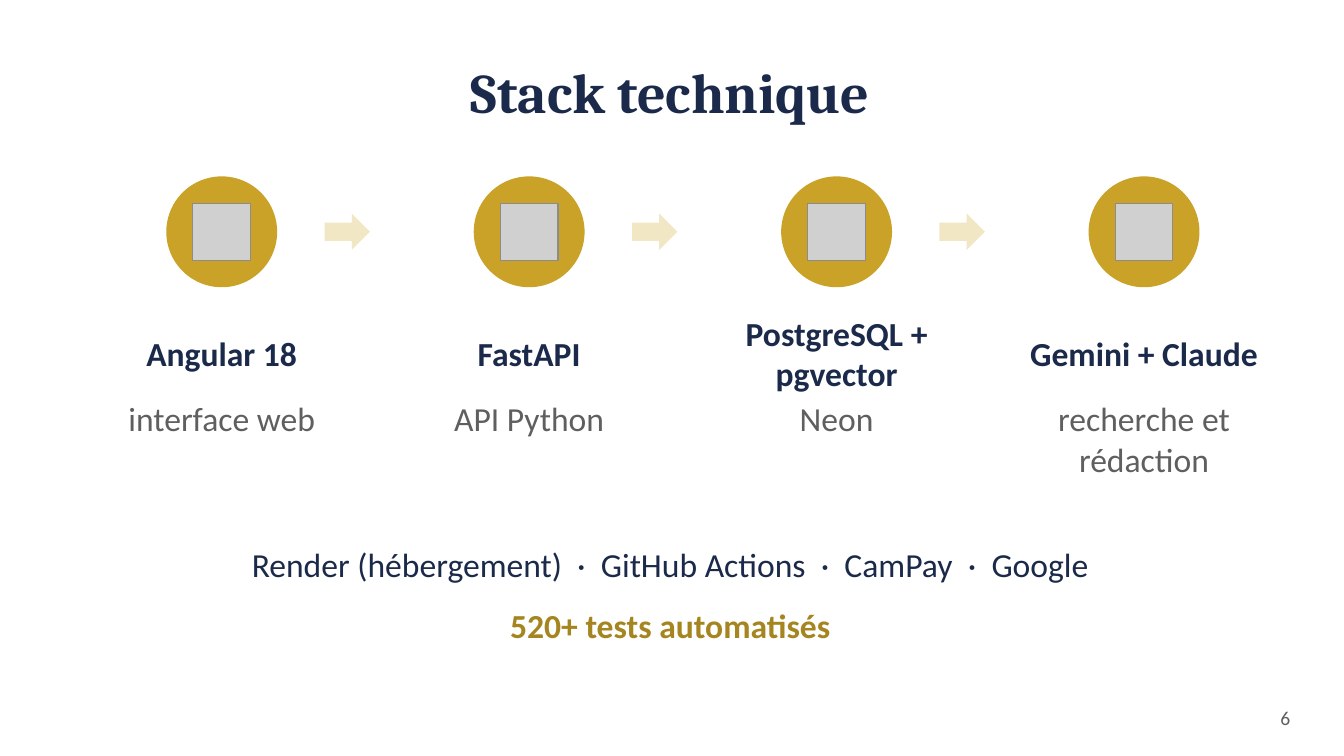
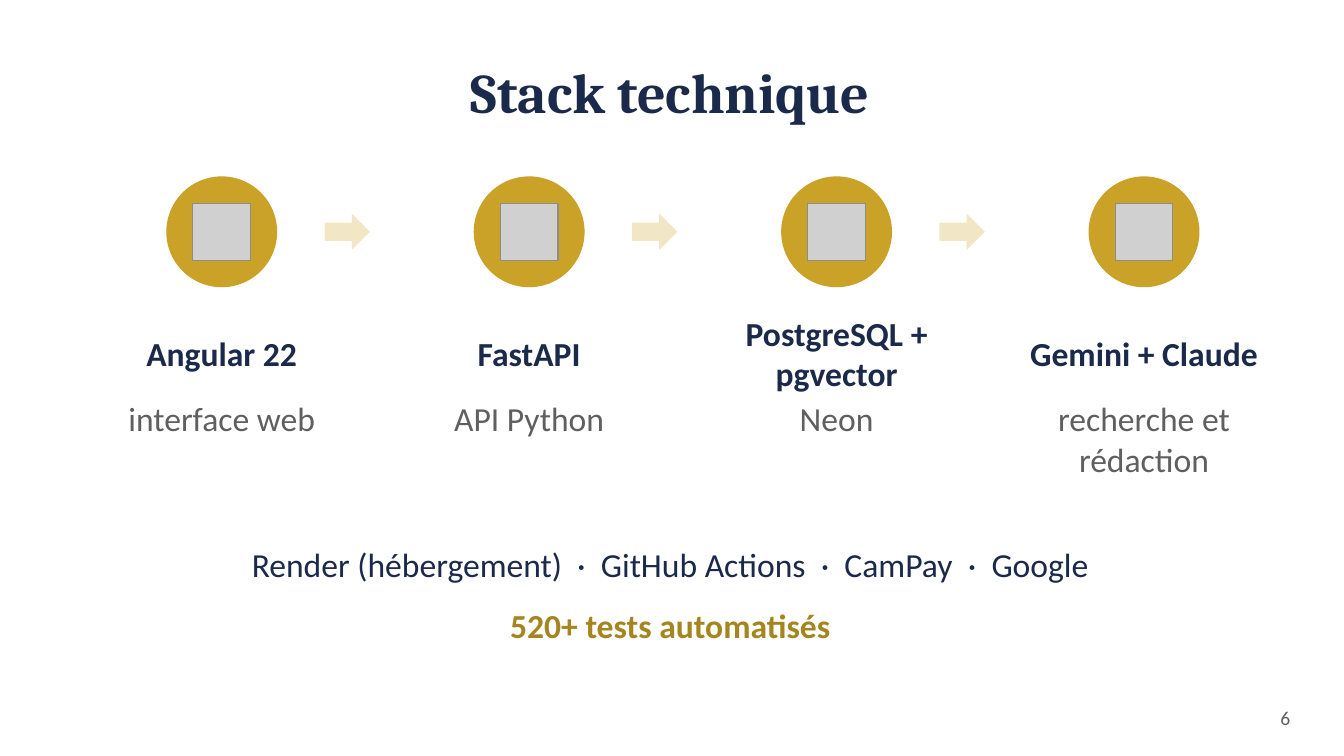
Before and after one commit to ODC-ANGULAR-TALENT-LAB/Projet-de-Groupe-ChatDoc-OHADA-, a slide deck: slide 6 of DemoDay_Groupe6.pptx. Drawn at 1344x756 pixels with LibreOffice and Linux fonts; fonts in the diff are those of the drawing; grey boxes stand for pictures. Boxes give left, top, right and bottom in pixels: in the first picture for what was removed or moved away, otherwise in the second. Text is boxed around its words. In the diff, an @@ line names an element or a change of style, - is before the commit and + after.

```diff
--- a/DemoDay_Groupe6.pptx
+++ b/DemoDay_Groupe6.pptx
@@ text at [146,342,297,372]: text changed @@
-Angular 18
+Angular 22
```
Also in this commit, not shown: 1 other slide changed, 1 other file.
